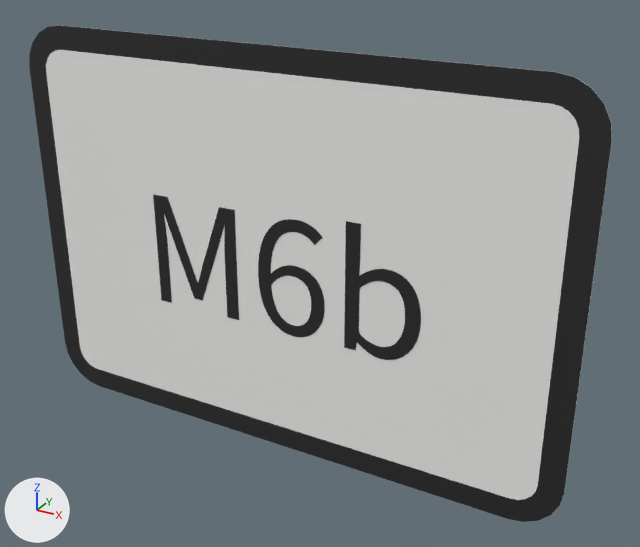
Renders of the glTF model panneaux/11_M_panonceaux/M6b.glb from each side of a commit.
Both versions are drawn from a 50 mm lens placed at (0.352, -0.568, 0.284), pointed at (0.033, 0.013, -0.007). Every picture has the same lights, and +X, +Y and +Z are marked at lower left. The older version comes first. Where no turn or scale is listed for an object, it has been applied to the vertices. Vertices at exactly the same position are counted once.

Objects in the first picture: 'M6b_cadre00', 'M6b_fond01', 'M6b_txt02' and 1 more.
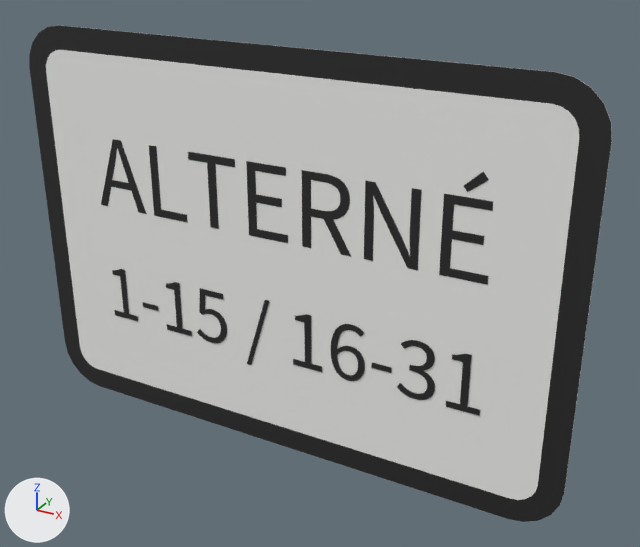
Changed parts and their boxes [x1, y1, x2, y2] in the pictures (640 x 547 px):
'M6b_txt02', reshaped, moved (46% wider, 12% shorter): before [153, 194, 421, 360]; after [101, 139, 493, 285]
'M6b_txt03', added: after [112, 269, 480, 416]
part 1 of me_t_1658, rebuilt (37% narrower, 30% shorter): before [258, 219, 325, 337]; after [246, 161, 288, 243]
part 2 of me_t_1658, rebuilt (24% narrower, 36% shorter): before [344, 221, 421, 360]; after [364, 181, 422, 270]
part 3 of me_t_1658, rebuilt (45% narrower, 39% shorter): before [153, 194, 239, 320]; after [188, 152, 235, 229]
part 4 of me_t_1658, added (black): after [302, 170, 351, 256]
part 5 of me_t_1658, added (black): after [101, 139, 146, 214]
part 6 of me_t_1658, added (black): after [439, 194, 493, 285]
part 7 of me_t_1658, added (black): after [149, 145, 187, 222]
part 8 of me_t_1658, added: after [464, 172, 489, 192]

The change, as a diff of the scene's bpy script:
```diff
--- a/panneaux/11_M_panonceaux/M6b.glb.py
+++ b/panneaux/11_M_panonceaux/M6b.glb.py
@@ me_t_1658 @@
 # used by ob_m6b_txt02; location = (0.0, -0.0023, 0.0)
-me_t_1658.from_pydata(...)  # 630 vertices, 1256 faces; spans x -0.122..0.128, y 0.0, z -0.061..0.049
+me_t_1658.from_pydata(...)  # 350 vertices, 676 faces; spans x -0.182..0.178, y 0.0, z -0.037..0.046
+# me_t_1658 part 1: the loose piece of 290 vertices spanning x -0.017..0.045, y 0.0, z -0.061..0.042 is rebuilt with 24 vertices and now spans x -0.025..0.012, y 0.0, z -0.037..0.025
+# me_t_1658 part 2: the loose piece of 208 vertices spanning x 0.064..0.128, y 0.0, z -0.061..0.049 is rebuilt with 76 vertices and now spans x 0.079..0.124, y 0.0, z -0.037..0.025
+# me_t_1658 part 3: the loose piece of 132 vertices spanning x -0.122..-0.038, y 0.0, z -0.059..0.041 is rebuilt with 16 vertices and now spans x -0.082..-0.036, y 0.0, z -0.037..0.025
+# me_t_1658 part 4: a new loose piece of 118 vertices spanning x 0.025..0.068, y 0.0, z -0.037..0.025, in mat_noir_pictogramme (black #272727)
+# me_t_1658 part 5: a new loose piece of 72 vertices spanning x -0.182..-0.131, y 0.0, z -0.037..0.025, in mat_noir_pictogramme (black #272727)
+# me_t_1658 part 6: a new loose piece of 24 vertices spanning x 0.141..0.178, y 0.0, z -0.037..0.025, in mat_noir_pictogramme (black #272727)
+# me_t_1658 part 7: 12 vertices added at x -0.122..-0.087, y 0.0, z -0.037..0.025
+# me_t_1658 part 8: 8 vertices added at x 0.155..0.173, y 0.0, z 0.029..0.046
 me_t_1658.materials.append(mat_noir_pictogramme)
@@ me_t_3418 @@
+me_t_3418.from_pydata(...)  # 992 vertices, 1948 faces; spans x -0.179..0.18, y 0.0, z -0.042..0.024
+me_t_3418.materials.append(mat_noir_pictogramme)  # black #272727
@@ ob_m6b_txt02 @@
 ob_m6b_txt02 = bpy.data.objects.new('M6b_txt02', me_t_1658)
-ob_m6b_txt02.location = (0.0, -0.0023, 0.0)
+ob_m6b_txt02.location = (0.0, -0.0023, 0.0583)
@@ ob_m6b_txt03 @@
+ob_m6b_txt03 = bpy.data.objects.new('M6b_txt03', me_t_3418)
+ob_m6b_txt03.location = (0.0, -0.0027, -0.0583)
```
